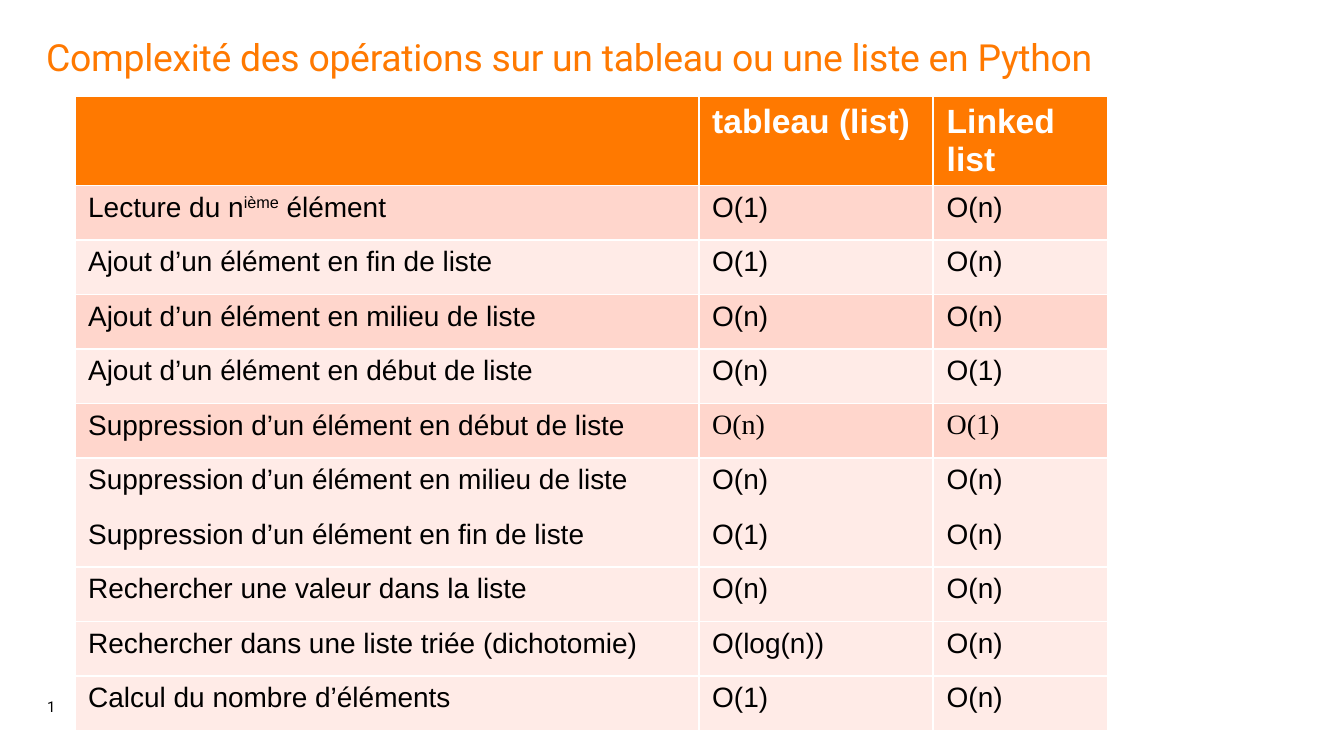
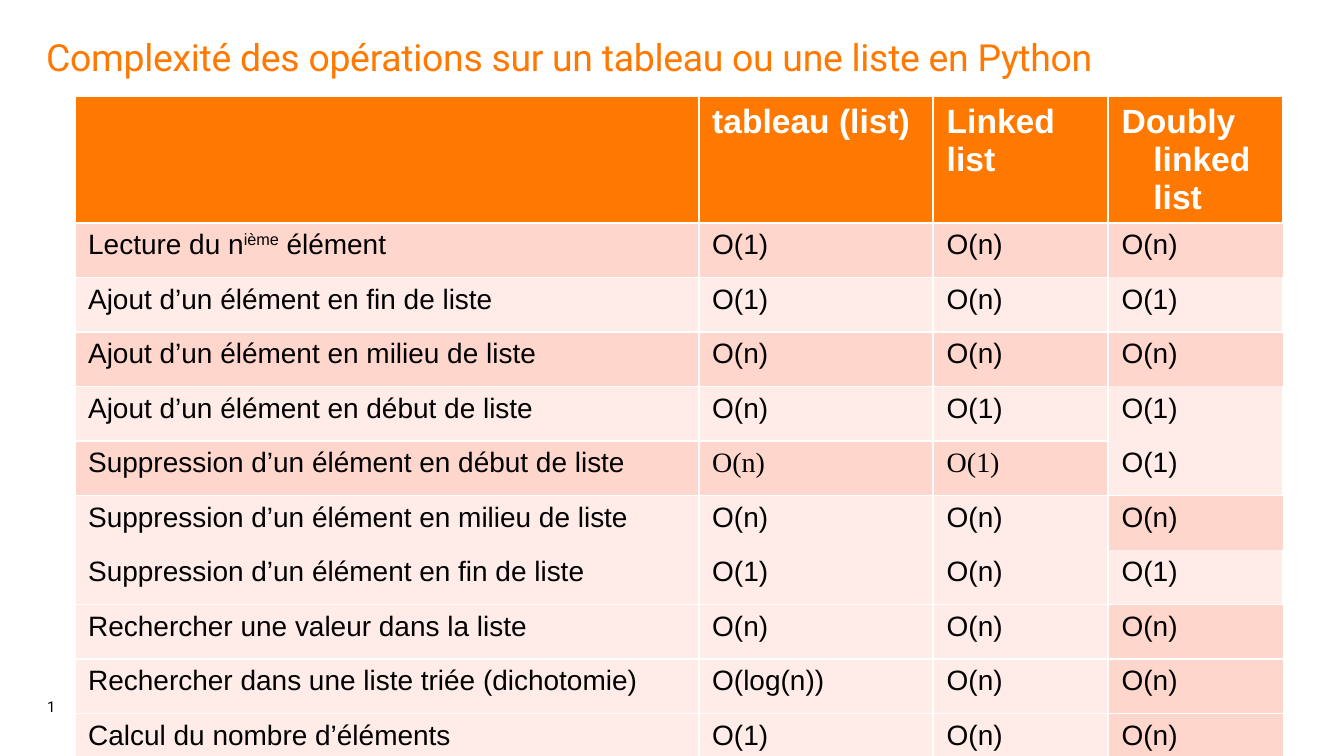
Before and after one commit to gelineau/cours-algo-bsi, a slide deck: slide 1 of 2023-2024/synthèses de cours/complexités.pptx. Drawn at 1344x756 pixels with LibreOffice and Linux fonts; fonts in the diff are those of the drawing. Boxes give left, top, right and bottom in pixels: in the first picture for what was removed or moved away, otherwise in the second. Text is boxed around its words. In the diff, an @@ line names an element or a change of style, - is before the commit and + after.

```diff
--- a/2023-2024/synthèses de cours/complexités.pptx
+++ b/2023-2024/synthèses de cours/complexités.pptx
@@ table at (75, 97, 1282, 754) @@
+column 4: Doubly linked list | O(n) | O(1) | O(n) | O(1) | O(1) | O(n) | O(1) | O(n) | O(n) | O(n)
@@ table: place and size @@
-table at (75, 97, 1107, 717)
+table at (75, 97, 1282, 754)
```
Also in this commit, not shown: 10 other files.
